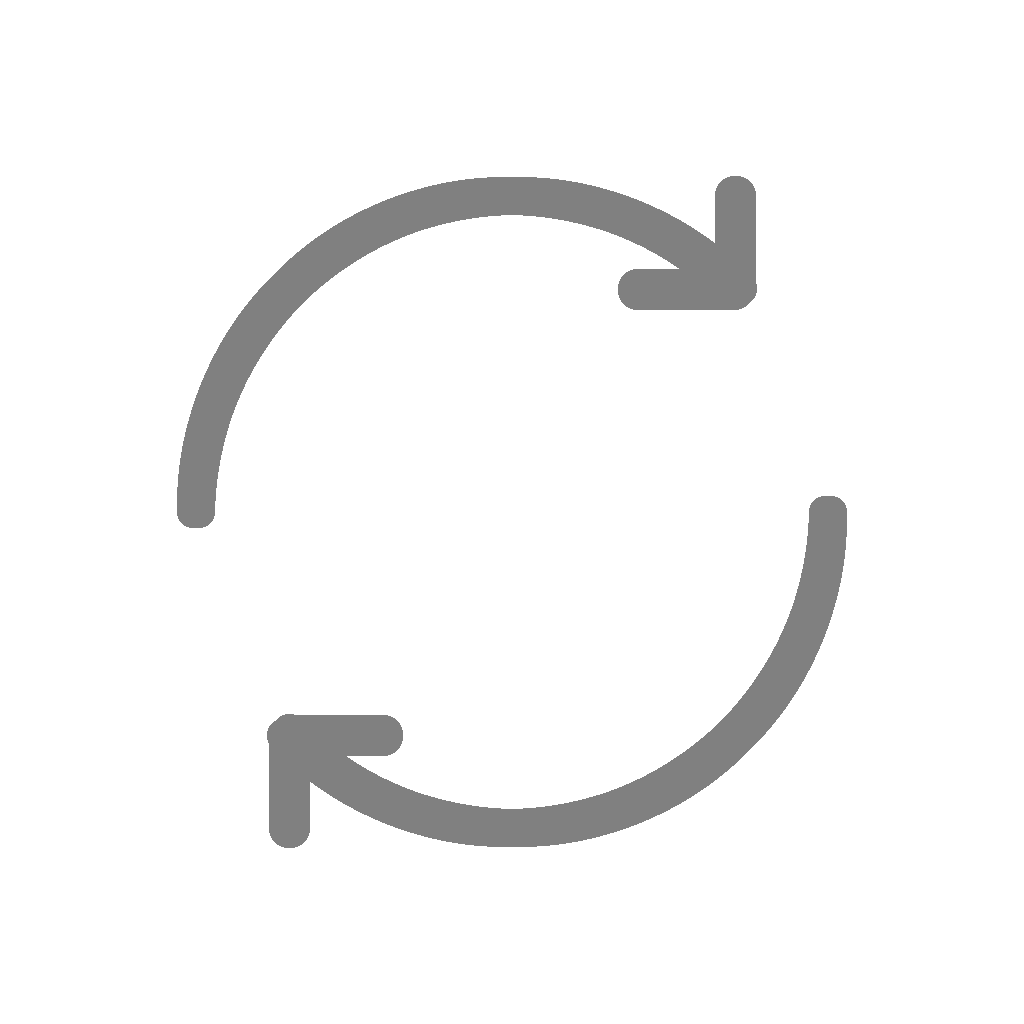
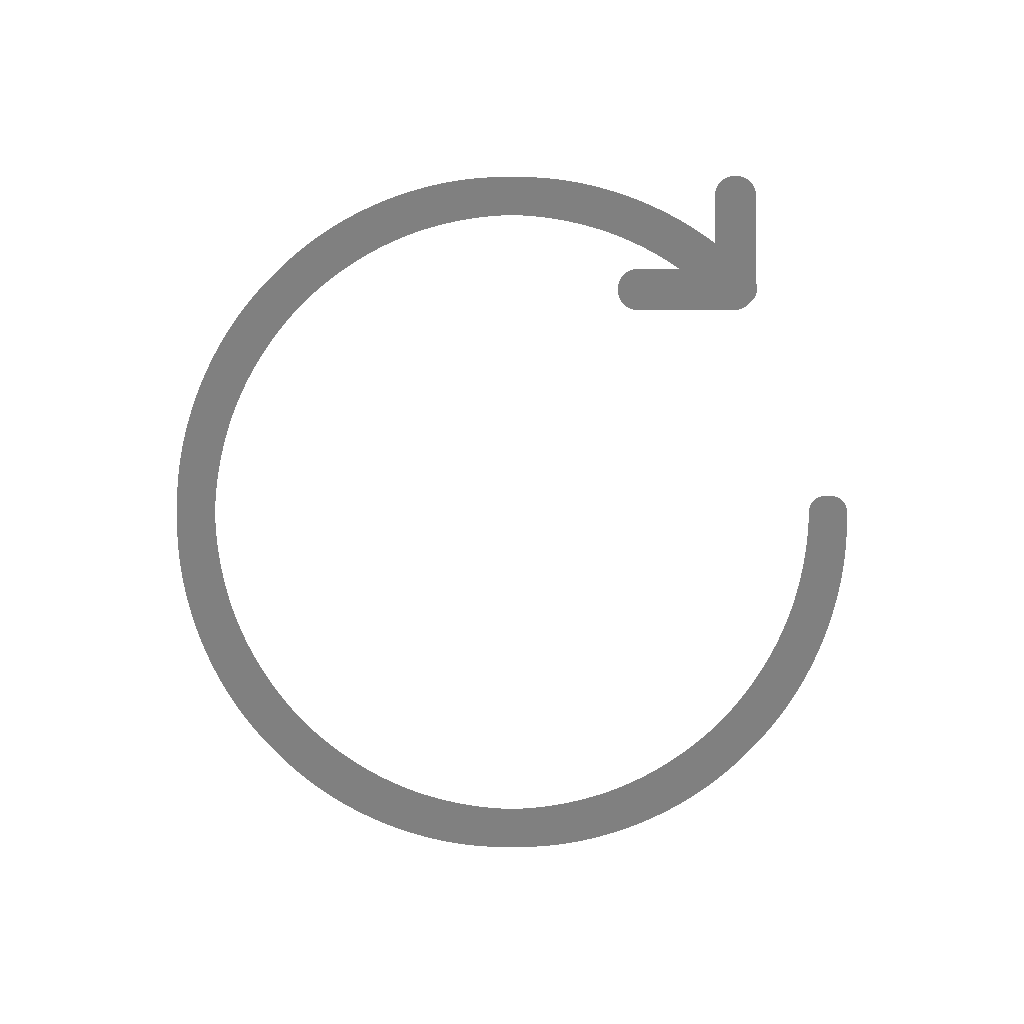
Before/after of a 1024px x 1024px layered artwork. What changed in the layer stack:
painted on "背景" over [177,516,403,848]
